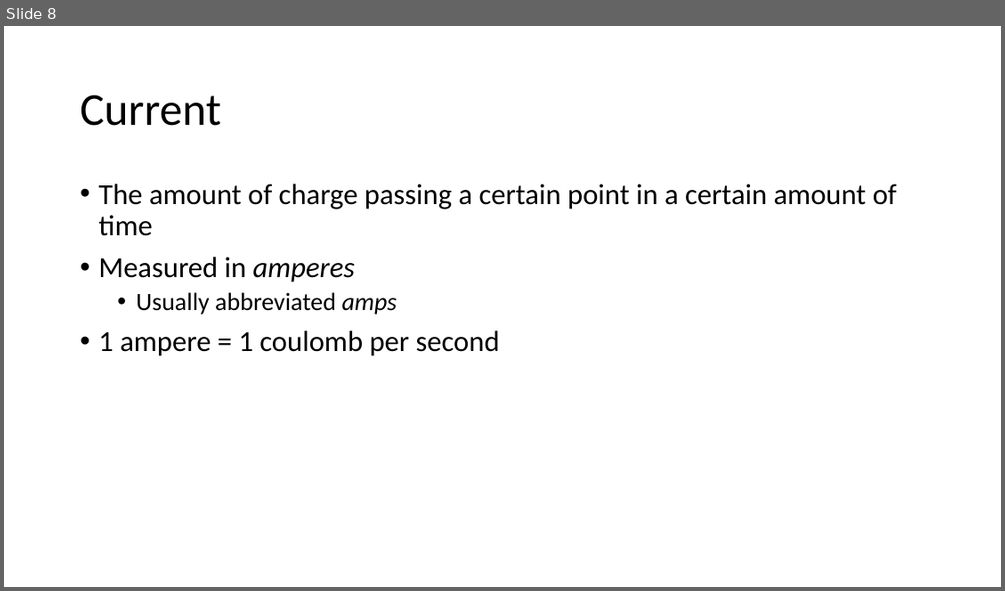
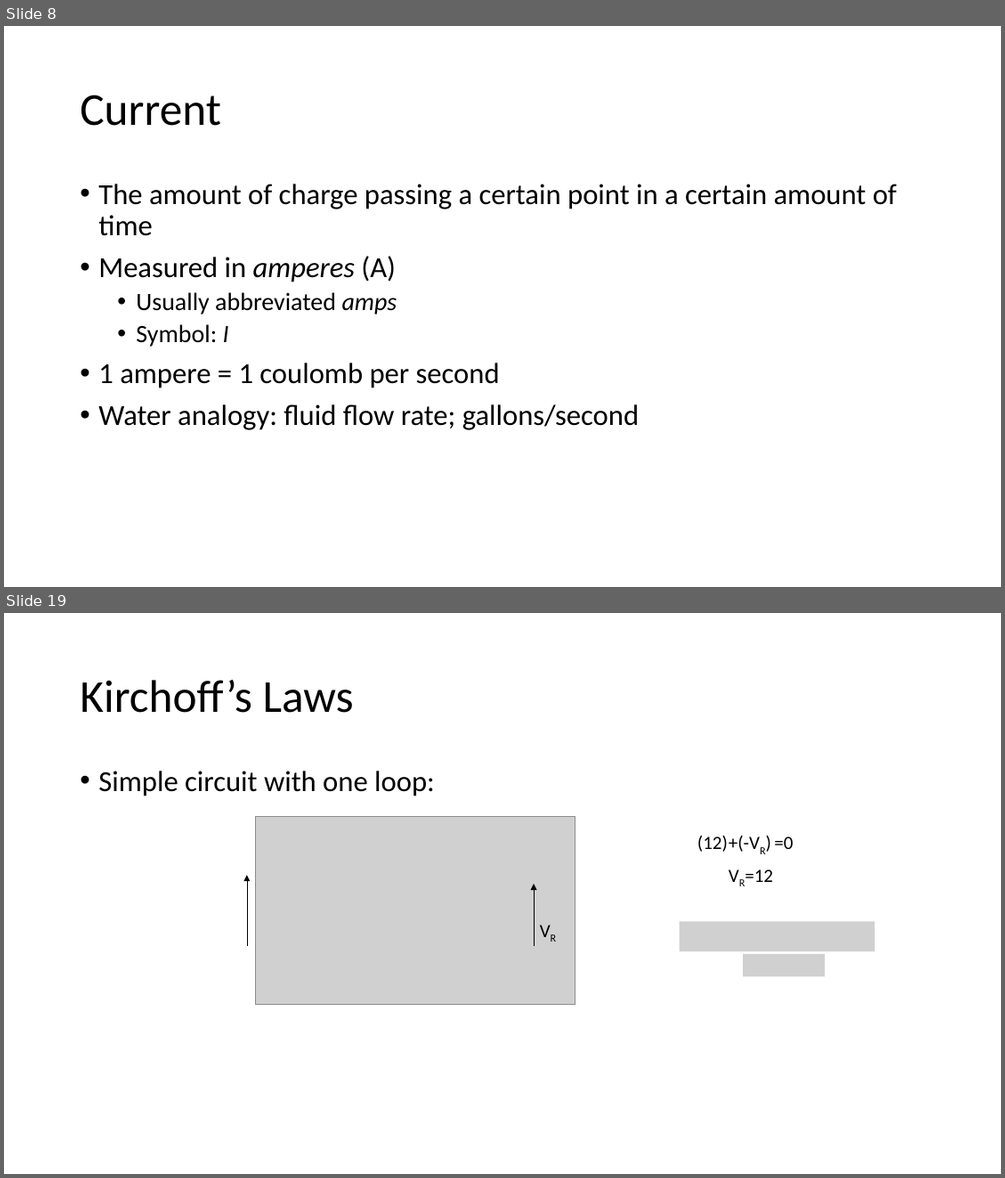
Before and after one commit to carlosgj/FRC-Training, a slide deck: Electronics 101.pptx. Shown one above the other, each under a label of ours: slide 8 before the commit, slides 8 and 19 after it; the slides between them are not shown. The pictures are 1005x591 and 1005x1178 pixels, drawn with LibreOffice and Linux fonts; fonts in the diff are those of the drawing; grey boxes stand for pictures. Boxes give left, top, right and bottom in pixels: in the first picture for what was removed or moved away, otherwise in the second. Text is boxed around its words. In the diff, an @@ line names an element or a change of style, - is before the commit and + after.

```diff
--- a/Electronics 101.pptx
+++ b/Electronics 101.pptx
@@ slide 19 added at (x1=4, y1=613, x2=1001, y2=1174), background #FFFFFF @@
@@ title added at (x1=80, y1=680, x2=354, y2=713), 44 pt, text #000000 @@
+Kirchoff’s Laws
@@ text added at (x1=98, y1=771, x2=435, y2=796), 28 pt, text #000000 @@
+• Simple circuit with one loop:
@@ picture added at (x1=255, y1=817, x2=575, y2=1005) @@
@@ text added at (x1=697, y1=835, x2=760, y2=852), 18 pt, text #000000 @@
+(12)
@@ text added at (x1=721, y1=827, x2=780, y2=858), 18 pt, text #000000 @@
++(-VR)
@@ text added at (x1=774, y1=836, x2=793, y2=849), 18 pt, text #000000 @@
+=0
@@ arrow added from (247, 946) to (247, 875), #000000 0.5 pt @@
@@ text added at (x1=744, y1=869, x2=773, y2=882), 18 pt, text #000000 @@
+VR=12
@@ arrow added from (534, 946) to (534, 884), #000000 0.5 pt @@
@@ text added at (x1=533, y1=915, x2=566, y2=945), 18 pt, text #000000 @@
+VR
@@ picture added at (x1=680, y1=921, x2=875, y2=951) @@
@@ picture added at (x1=743, y1=954, x2=825, y2=976) @@
@@ slide 8 changed as well @@
@@ text at (x1=98, y1=256, x2=396, y2=282): text changed @@
-• Measured in amperes
+• Measured in amperes (A)
@@ text at (x1=136, y1=324, x2=229, y2=346): paragraph added @@
+  • Symbol: I
@@ text at (x1=98, y1=404, x2=639, y2=430): paragraph added @@
+• Water analogy: fluid flow rate; gallons/second
```
Also in this commit, not shown: 3 other slides changed, 10 other slides added.
